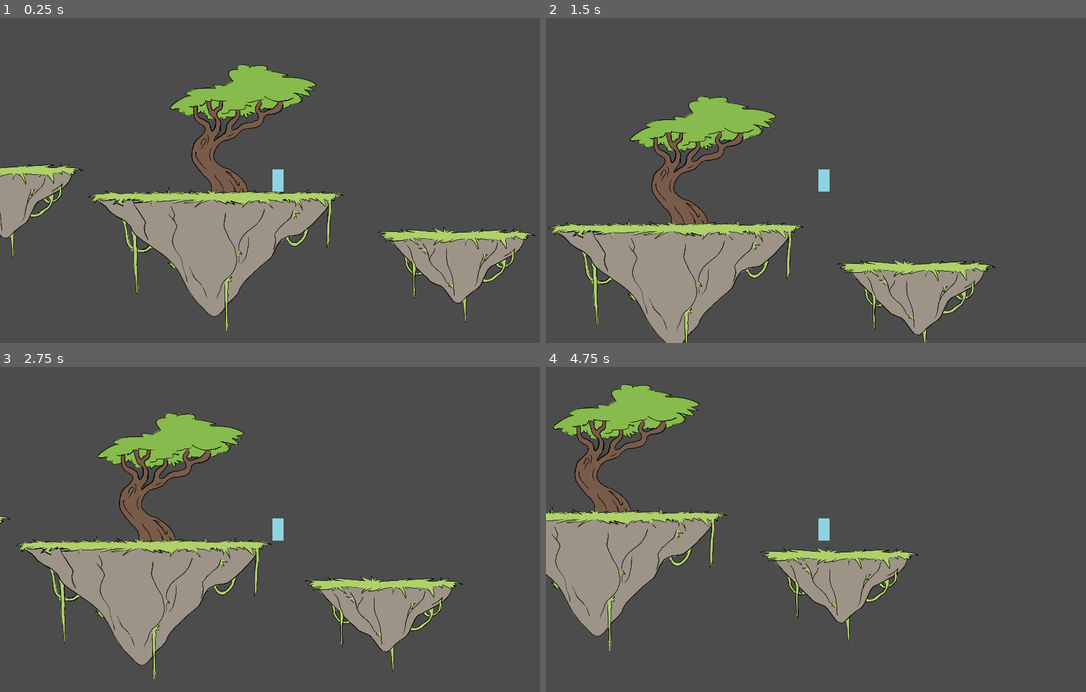
Above: before the commit, frames 1-4 (two rows, left to right).
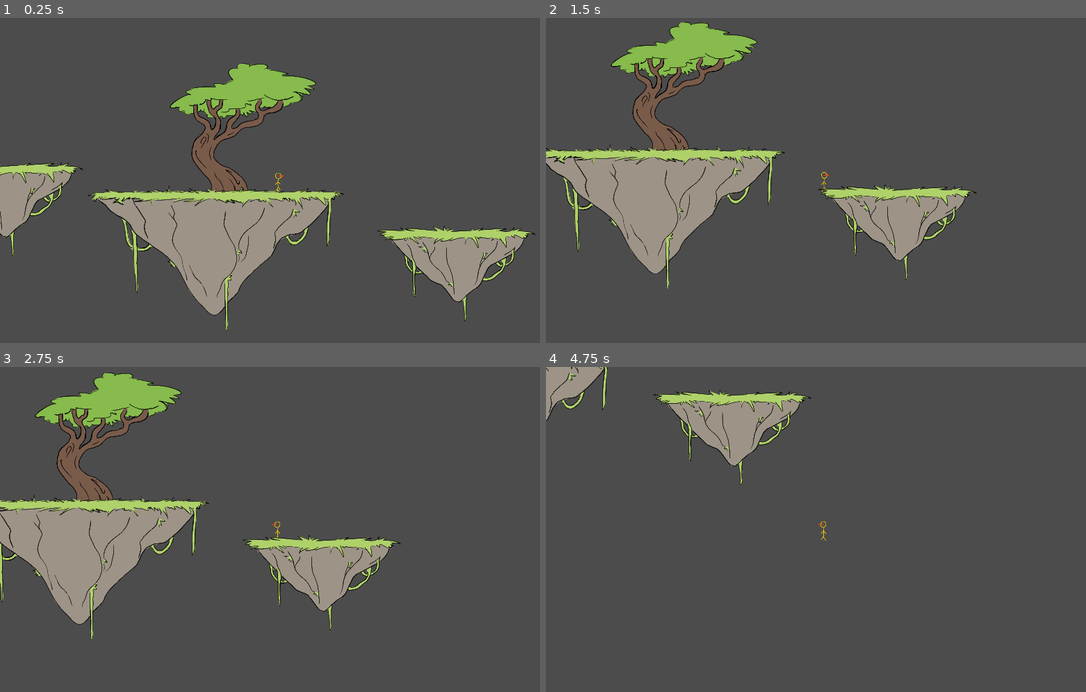
Above: after the commit, the same moments.

Repository: ReneyGG/floating-islands
Game: Godot game, scene res://Scenes/Main.tscn
The game is run twice, just before and just after one commit, with the same random seed, the same clock (stepped at 60 frames per second) and the same inputs.
Inputs:
- Up to frame 1 (0.25 s): no input
- Up to frame 2 (1.5 s): hold D (move_right) from 0.53 s (still down); tap W (jump) at 0.6, 0.77, 1.07, 1.35 s
- Up to frame 3 (2.75 s): tap W (jump) at 1.52, 1.82, 2.1 s; release D (move_right) at 2.03 s; hold A (move_left) from 2.03 s (still down)
- Up to frame 4 (4.75 s): release A (move_left) at 2.78 s; hold D (move_right) 2.78-4.28 s; tap W (jump) at 2.85, 3.02, 3.32, 3.6, 3.77, 4.07, 4.35, 4.52 s; hold A (move_left) from 4.28 s (still down)

The runs differ from the first frame. In frame 1, 4.5% of the frame differs, in the area x 0-100%, y 13-97%; in frame 2, 29%, in the area x 0-84%, y 1-100%; in frame 3, 26%; in frame 4, 19%.

Commit message:
smoother player movement

Diff:
--- a/Scenes/Player.tscn
+++ b/Scenes/Player.tscn
@@ -1,24 +1,26 @@
-[gd_scene load_steps=3 format=2]
+[gd_scene load_steps=4 format=2]
 
 [ext_resource path="res://Scripts/Player.gd" type="Script" id=1]
+[ext_resource path="res://Assets/Placeholders/player.png" type="Texture" id=2]
 
 [sub_resource type="CapsuleShape2D" id=1]
 radius = 30.0
-height = 60.0
+height = 51.8392
 
 [node name="Player" type="KinematicBody2D"]
+position = Vector2( 0.418121, -9.19865 )
 script = ExtResource( 1 )
 
-[node name="PlayerPlaceholder" type="ColorRect" parent="."]
-margin_left = -30.0
-margin_top = -60.0
-margin_right = 30.0
-margin_bottom = 60.0
-color = Color( 0.556863, 0.835294, 0.882353, 1 )
-
 [node name="PlayerCollider" type="CollisionShape2D" parent="."]
+position = Vector2( -0.836243, 6.68992 )
 shape = SubResource( 1 )
 
 [node name="Camera" type="Camera2D" parent="."]
 current = true
 zoom = Vector2( 3, 3 )
+
+[node name="Timer" type="Timer" parent="."]
+
+[node name="Sprite" type="Sprite" parent="."]
+position = Vector2( -1.11384, 7.57578 )
+texture = ExtResource( 2 )
--- a/Scripts/Player.gd
+++ b/Scripts/Player.gd
@@ -1,33 +1,65 @@
 extends KinematicBody2D
 
-export var movement_speed = 500
-export var velocity = Vector2.ZERO
-export var jump_impulse = 750
-export var gravity = 20
-export var terminal_velocity = 50
+export var gravity = 60
+export var acceleration = 2200
+export var deacceleration = 5000
+export var max_speed = 700
+export var friction = 2400
+export var jump_height = 1300
+
+onready var sprite = get_node("Sprite")
+onready var timer = get_node("Timer")
+
+var jump_count
+var motion = Vector2()
+var hSpeed = 0
+var air = false
 
 func _ready():
-	pass
+	timer.wait_time = 0.1
+	timer.one_shot = true
 
-func _physics_process(_delta):
+func movement(var delta):
+	if Input.is_action_pressed("ui_right"):
+		if(hSpeed <-100):
+			hSpeed += (deacceleration * delta)
+		elif(hSpeed < max_speed):
+			hSpeed += (acceleration * delta)
+			sprite.flip_h = false
+		else:
+			pass
+	elif Input.is_action_pressed("ui_left"):
+		if(hSpeed > 100):
+			hSpeed -= (deacceleration * delta)
+		elif(hSpeed > -max_speed):
+			hSpeed -= (acceleration * delta)
+			sprite.flip_h = true
+		else:
+			pass
+	else:
+		hSpeed -= min(abs(hSpeed), friction * delta) * sign(hSpeed)
 
-	# Handles basic movement.
+func _physics_process(delta):
+	motion.y += gravity
 
-	if Input.is_action_pressed("move_left"):
-		velocity.x = -movement_speed
-	elif Input.is_action_pressed("move_right"):
-		velocity.x = movement_speed
-	else:
-		velocity.x = 0
+	movement(delta)
+	if !is_on_floor():
+		air = true
+	if is_on_floor():
+		if air:
+			sprite.scale = Vector2(1.2, 0.8)
+		air = false
+		jump_count = 1
+	if Input.is_action_just_pressed("ui_up"):
+		sprite.scale = Vector2(0.8, 1.2)
+		timer.start()
 
-	if is_on_floor() and Input.is_action_just_pressed("jump"):
-			_jump()
-	_fall()
+	if timer.get_time_left() > 0.0 and jump_count != 0:
+		motion.y = -jump_height
+		jump_count-=1
 
-	velocity = move_and_slide(velocity, Vector2.UP)
+	motion.x = hSpeed
+	motion = move_and_slide(motion,Vector2(0,-1))
 
-func _jump():
-	velocity.y -= jump_impulse
-
-func _fall():
-	velocity.y += gravity
+	sprite.scale.x = lerp(sprite.scale.x, 1, 0.2)
+	sprite.scale.y = lerp(sprite.scale.y, 1, 0.2)
--- a/project.godot
+++ b/project.godot
@@ -10,6 +10,7 @@
 
 _global_script_classes=[  ]
 _global_script_class_icons={
+
 }
 
 [application]
@@ -25,24 +26,45 @@
 
 [input]
 
+ui_left={
+"deadzone": 0.5,
+"events": [ Object(InputEventKey,"resource_local_to_scene":false,"resource_name":"","device":0,"alt":false,"shift":false,"control":false,"meta":false,"command":false,"pressed":false,"scancode":16777231,"unicode":0,"echo":false,"script":null)
+, Object(InputEventJoypadButton,"resource_local_to_scene":false,"resource_name":"","device":0,"button_index":14,"pressure":0.0,"pressed":false,"script":null)
+, Object(InputEventKey,"resource_local_to_scene":false,"resource_name":"","device":0,"alt":false,"shift":false,"control":false,"meta":false,"command":false,"pressed":false,"scancode":65,"unicode":0,"echo":false,"script":null)
+ ]
+}
+ui_right={
+"deadzone": 0.5,
+"events": [ Object(InputEventKey,"resource_local_to_scene":false,"resource_name":"","device":0,"alt":false,"shift":false,"control":false,"meta":false,"command":false,"pressed":false,"scancode":16777233,"unicode":0,"echo":false,"script":null)
+, Object(InputEventJoypadButton,"resource_local_to_scene":false,"resource_name":"","device":0,"button_index":15,"pressure":0.0,"pressed":false,"script":null)
+, Object(InputEventKey,"resource_local_to_scene":false,"resource_name":"","device":0,"alt":false,"shift":false,"control":false,"meta":false,"command":false,"pressed":false,"scancode":68,"unicode":0,"echo":false,"script":null)
+ ]
+}
+ui_up={
+"deadzone": 0.5,
+"events": [ Object(InputEventKey,"resource_local_to_scene":false,"resource_name":"","device":0,"alt":false,"shift":false,"control":false,"meta":false,"command":false,"pressed":false,"scancode":16777232,"unicode":0,"echo":false,"script":null)
+, Object(InputEventJoypadButton,"resource_local_to_scene":false,"resource_name":"","device":0,"button_index":12,"pressure":0.0,"pressed":false,"script":null)
+, Object(InputEventKey,"resource_local_to_scene":false,"resource_name":"","device":0,"alt":false,"shift":false,"control":false,"meta":false,"command":false,"pressed":false,"scancode":87,"unicode":0,"echo":false,"script":null)
+ ]
+}
 move_left={
 "deadzone": 0.5,
-"events": [ Object(InputEventKey,"resource_local_to_scene":false,"resource_name":"","device":0,"alt":false,"shift":false,"control":false,"meta":false,"command":false,"pressed":false,"scancode":65,"physical_scancode":0,"unicode":0,"echo":false,"script":null)
+"events": [ Object(InputEventKey,"resource_local_to_scene":false,"resource_name":"","device":0,"alt":false,"shift":false,"control":false,"meta":false,"command":false,"pressed":false,"scancode":65,"unicode":0,"echo":false,"script":null)
  ]
 }
 move_right={
 "deadzone": 0.5,
-"events": [ Object(InputEventKey,"resource_local_to_scene":false,"resource_name":"","device":0,"alt":false,"shift":false,"control":false,"meta":false,"command":false,"pressed":false,"scancode":68,"physical_scancode":0,"unicode":0,"echo":false,"script":null)
+"events": [ Object(InputEventKey,"resource_local_to_scene":false,"resource_name":"","device":0,"alt":false,"shift":false,"control":false,"meta":false,"command":false,"pressed":false,"scancode":68,"unicode":0,"echo":false,"script":null)
  ]
 }
 jump={
 "deadzone": 0.5,
-"events": [ Object(InputEventKey,"resource_local_to_scene":false,"resource_name":"","device":0,"alt":false,"shift":false,"control":false,"meta":false,"command":false,"pressed":false,"scancode":87,"physical_scancode":0,"unicode":0,"echo":false,"script":null)
+"events": [ Object(InputEventKey,"resource_local_to_scene":false,"resource_name":"","device":0,"alt":false,"shift":false,"control":false,"meta":false,"command":false,"pressed":false,"scancode":87,"unicode":0,"echo":false,"script":null)
  ]
 }
 drop={
 "deadzone": 0.5,
-"events": [ Object(InputEventKey,"resource_local_to_scene":false,"resource_name":"","device":0,"alt":false,"shift":false,"control":false,"meta":false,"command":false,"pressed":false,"scancode":83,"physical_scancode":0,"unicode":0,"echo":false,"script":null)
+"events": [ Object(InputEventKey,"resource_local_to_scene":false,"resource_name":"","device":0,"alt":false,"shift":false,"control":false,"meta":false,"command":false,"pressed":false,"scancode":83,"unicode":0,"echo":false,"script":null)
  ]
 }
 
Binary file added: Assets/Placeholders/player.png
Not shown, added: Assets/Placeholders/player.png.import
Not shown, added: Assets/Placeholders/player.png~
